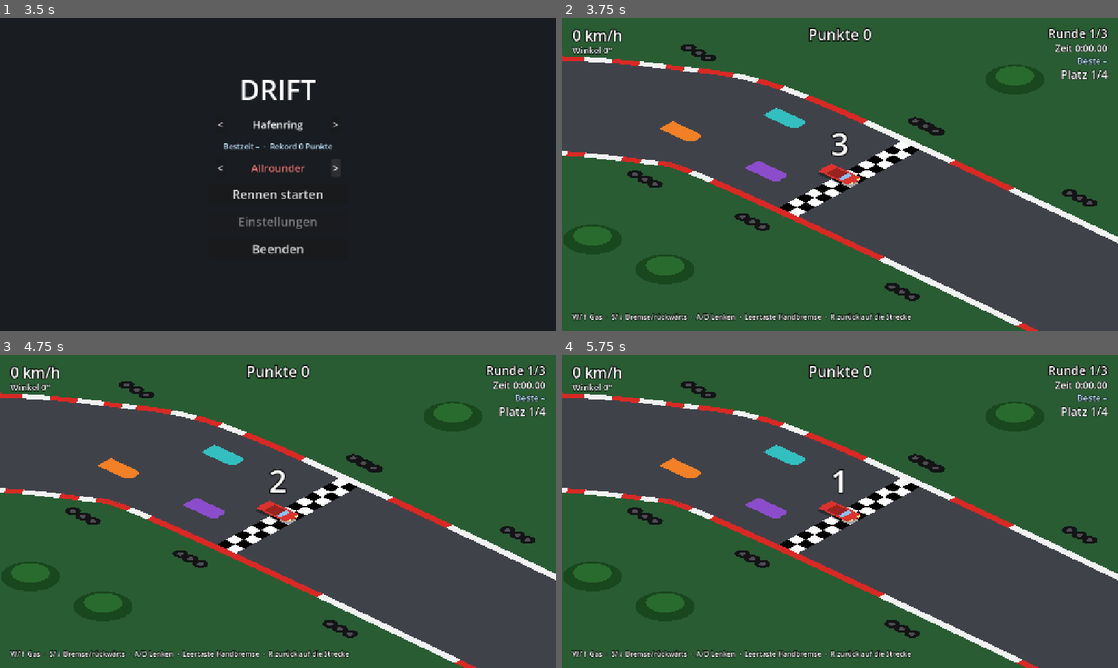
Above: before the commit, frames 1-4 (two rows, left to right).
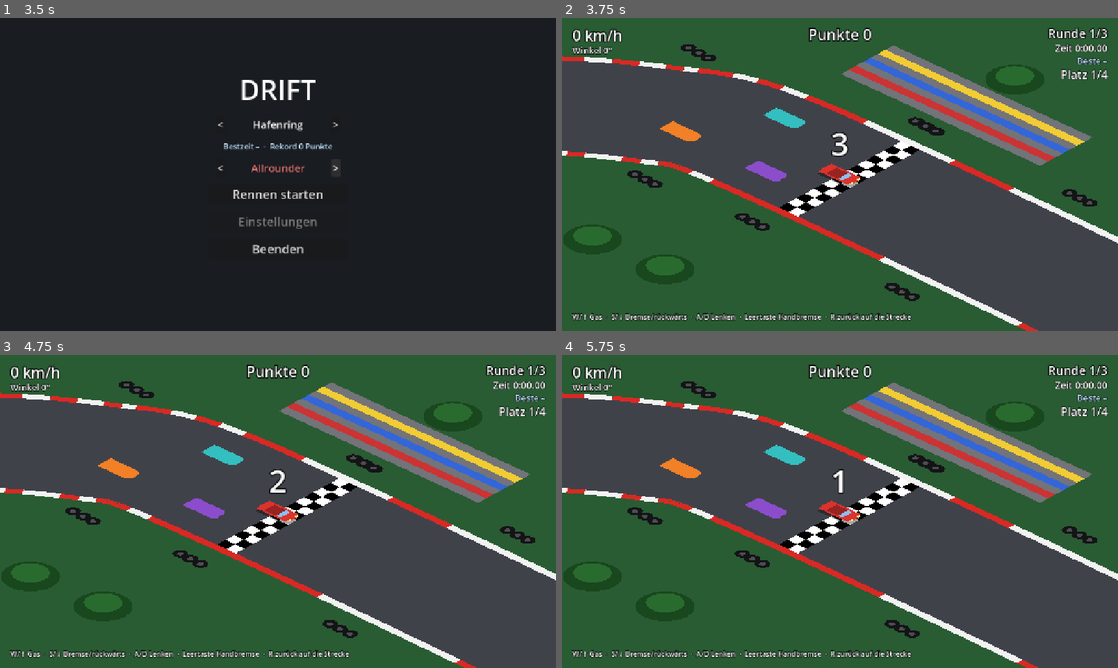
Above: after the commit, the same moments.

Repository: Mayo73/agenthub-backup
Game: Godot game, scene res://scenes/main_menu.tscn
Same seed, same stepped clock (60 frames per second), same inputs: the game is played once before the commit and once after it.
Inputs:
- Up to frame 1 (3.5 s): click "<" at 0.5 s; click ">" at 1.25 s; click "<" at 2 s; click ">" at 2.75 s
- Up to frame 2 (3.75 s): click "Rennen starten" at 3.5 s
- Up to frame 3 (4.75 s): tap Enter (neustart) at 4.25 s; hold D (rechts) from 4.28 s (still down); hold S (bremse) from 4.28 s (still down)
- Up to frame 4 (5.75 s): tap Enter (neustart) at 5 s; release D (rechts) at 5.03 s; release S (bremse) at 5.03 s; hold Down from 5.03 s (still down); tap W (gas) at 5.1 s

Frame 1 is identical in both runs. In frame 2, 6.0% of the frame differs, in the area x 50-96%, y 8-48%; in frame 3, 6.0%; in frame 4, 6.0%.

Commit message:
T-0069: Tribüne an der Startlinie zeichnen
Erstellt vom lokalen Agent (Modell qwen3.5:35b-a3b, Versuch 1 von 5).

Diff:
--- a/scripts/track.gd
+++ b/scripts/track.gd
@@ -22,6 +22,7 @@
 var path: TrackPath
 var track_id := ""
 var decor: Array[Dictionary] = []
+var stand := PackedVector2Array()
 
 
 ## Lädt eine Strecke aus dem TrackCatalog. Unbekannte IDs werden ignoriert.
@@ -33,6 +34,7 @@
 	width = TrackCatalog.width_of(id)
 	path = TrackPath.new(TrackPath.smooth_closed(control_points, SMOOTH_STEPS), width)
 	decor = TrackDecor.build(path)
+	stand = TrackDecor.grandstand(path)
 	queue_redraw()
 
 
@@ -83,6 +85,16 @@
 
 ## Reifenstapel (drei dunkle Ringe nebeneinander) und Bäume (grüne Kreise mit hellerer Krone).
 func _draw_decor() -> void:
+	if stand.size() == 4:
+		draw_colored_polygon(stand, Color(0.45, 0.45, 0.48))
+		for row in 3:
+			var t0 := 0.15 + row * 0.28
+			var t1 := t0 + 0.14
+			var a := stand[0].lerp(stand[3], t0)
+			var b := stand[1].lerp(stand[2], t0)
+			var c := stand[1].lerp(stand[2], t1)
+			var d := stand[0].lerp(stand[3], t1)
+			draw_colored_polygon(PackedVector2Array([a, b, c, d]), [Color(0.8, 0.2, 0.2), Color(0.2, 0.4, 0.85), Color(0.95, 0.8, 0.2)][row])
 	for item in decor:
 		var p: Vector2 = item["position"]
 		if item["kind"] == TrackDecor.Kind.TIRES:
--- a/tests/test_track_loading.gd
+++ b/tests/test_track_loading.gd
@@ -49,3 +49,14 @@
 
 	check(track.has_method("_draw_decor"), "track sollte Methode _draw_decor haben")
 	track.free()
+
+
+func test_tribuene_geladen() -> void:
+	var track: Node2D = preload("res://scripts/track.gd").new()
+	track.load_track("kurvenring")
+	check_eq(track.stand.size(), 4, "stand sollte 4 Ecken haben")
+
+	for e in track.stand:
+		check(not track.path.is_on_track(e), "Ecke der Tribüne sollte nicht auf der Strecke sein")
+
+	track.free()
